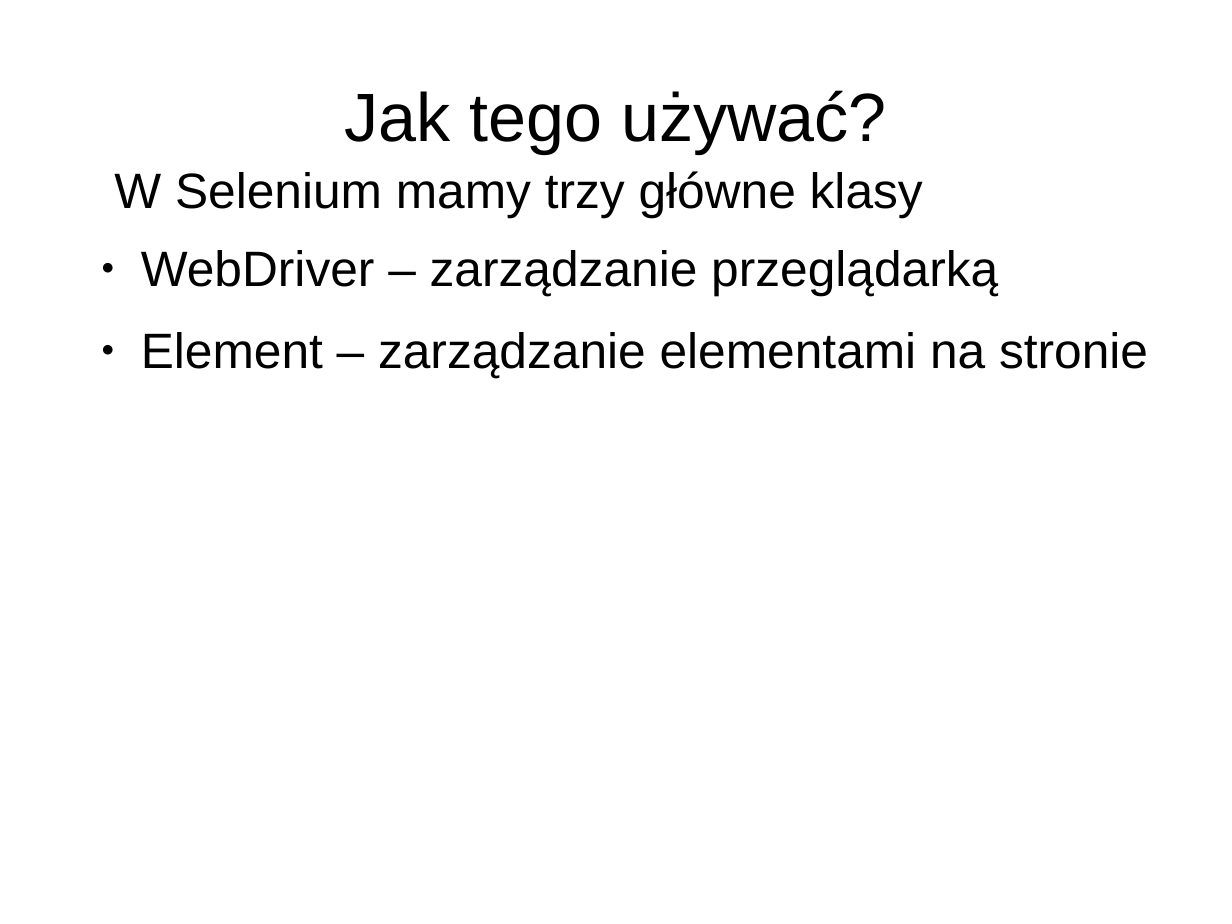
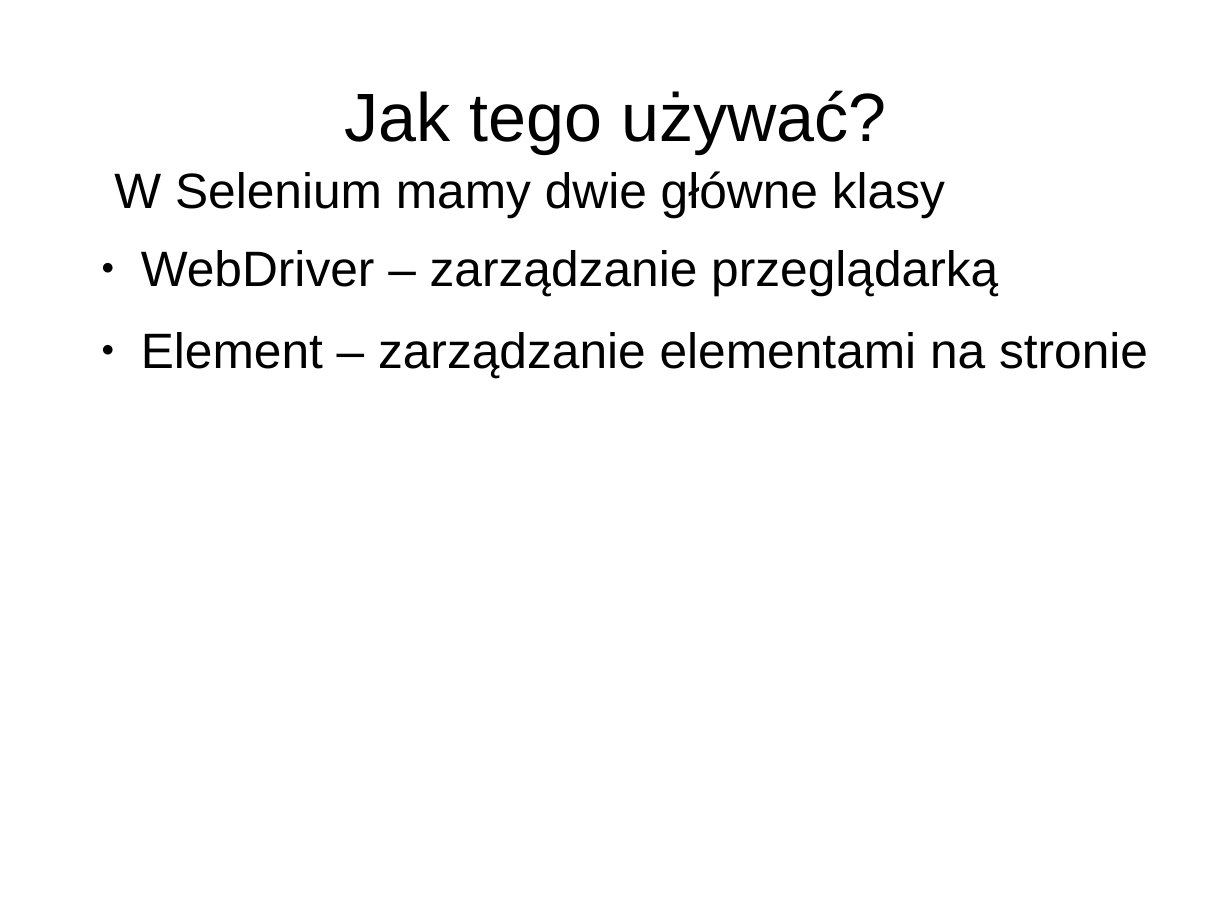
Before and after one commit to laikkk/TarPrezentacja, a slide deck: slide 8 of Prezentacja Testy Automatyczne + Selenium.odp. Drawn at 1232x924 pixels with LibreOffice and Linux fonts; fonts in the diff are those of the drawing. Boxes give left, top, right and bottom in pixels: in the first picture for what was removed or moved away, otherwise in the second. Text is boxed around its words. In the diff, an @@ line names an element or a change of style, - is before the commit and + after.

```diff
--- a/Prezentacja Testy Automatyczne + Selenium.odp
+++ b/Prezentacja Testy Automatyczne + Selenium.odp
@@ text at box(114, 171, 945, 217): text changed @@
-W Selenium mamy trzy główne klasy
+W Selenium mamy dwie główne klasy
```
Also in this commit, not shown: 3 other slides changed, 1 slide added, 1 slide removed, 7 other files.
